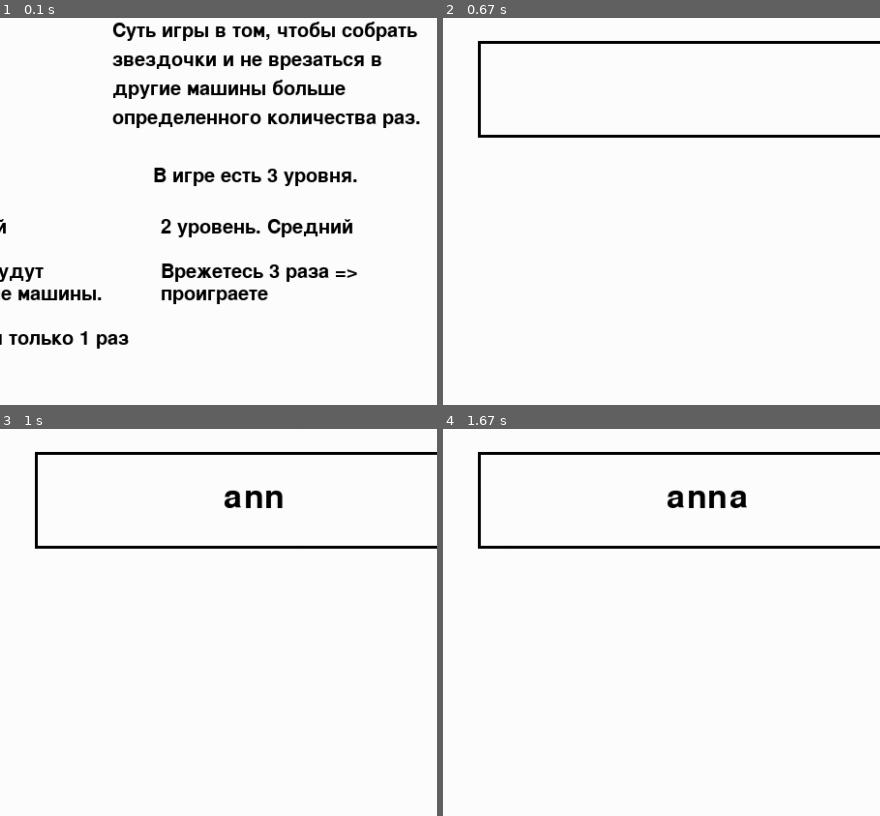
Above: before the commit, frames 1-4 (two rows, left to right).
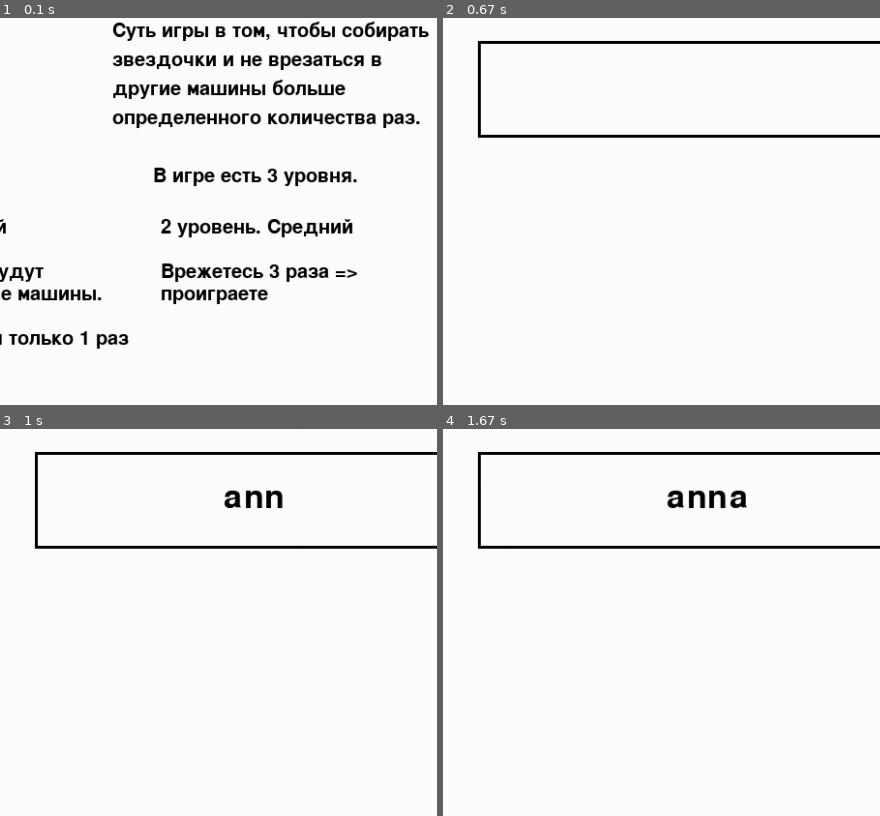
Above: after the commit, the same moments.

Repository: YurKP/pygame--
Game: pygame game, started from main.py
The game is run twice, just before and just after one commit, with the same random seed, the same clock (stepped at 60 frames per second) and the same inputs.
Inputs:
- Up to frame 1 (0.1 s): no input
- Up to frame 2 (0.67 s): tap Space at 0.33 s
- Up to frame 3 (1 s): type "ann" at 0.67 s
- Up to frame 4 (1.67 s): tap Enter at 1, 1.35 s; type "a" at 1.22 s
The pictures show only the part of the screen within x 20-70%, y 40-90%; the shares and areas given below are measured in that part.

The runs differ from the first frame. In frame 1, 0.3% of the frame differs, in the area x 86-99%, y 2-6%; in frame 2, nothing differs; in frame 3, nothing differs; in frame 4, nothing differs.

Commit message:
change_start_screen_2

Diff:
--- a/main.py
+++ b/main.py
@@ -19,7 +19,7 @@
     screen.fill('white')
 
     text_1 = ['Игра "Гонки против течения"', "",
-              "Суть игры в том, чтобы собрать",
+              "Суть игры в том, чтобы собирать",
               "звездочки и не врезаться в ",
               "другие машины больше", "определенного количества раз.", "",
               "       В игре есть 3 уровня."]
